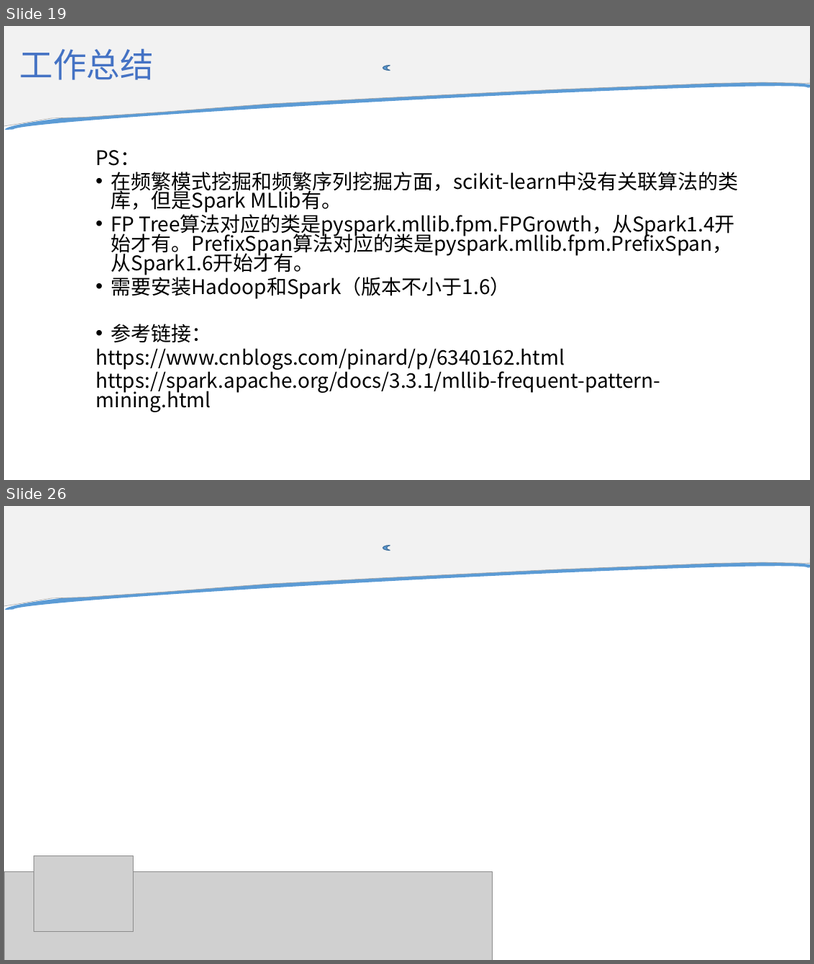
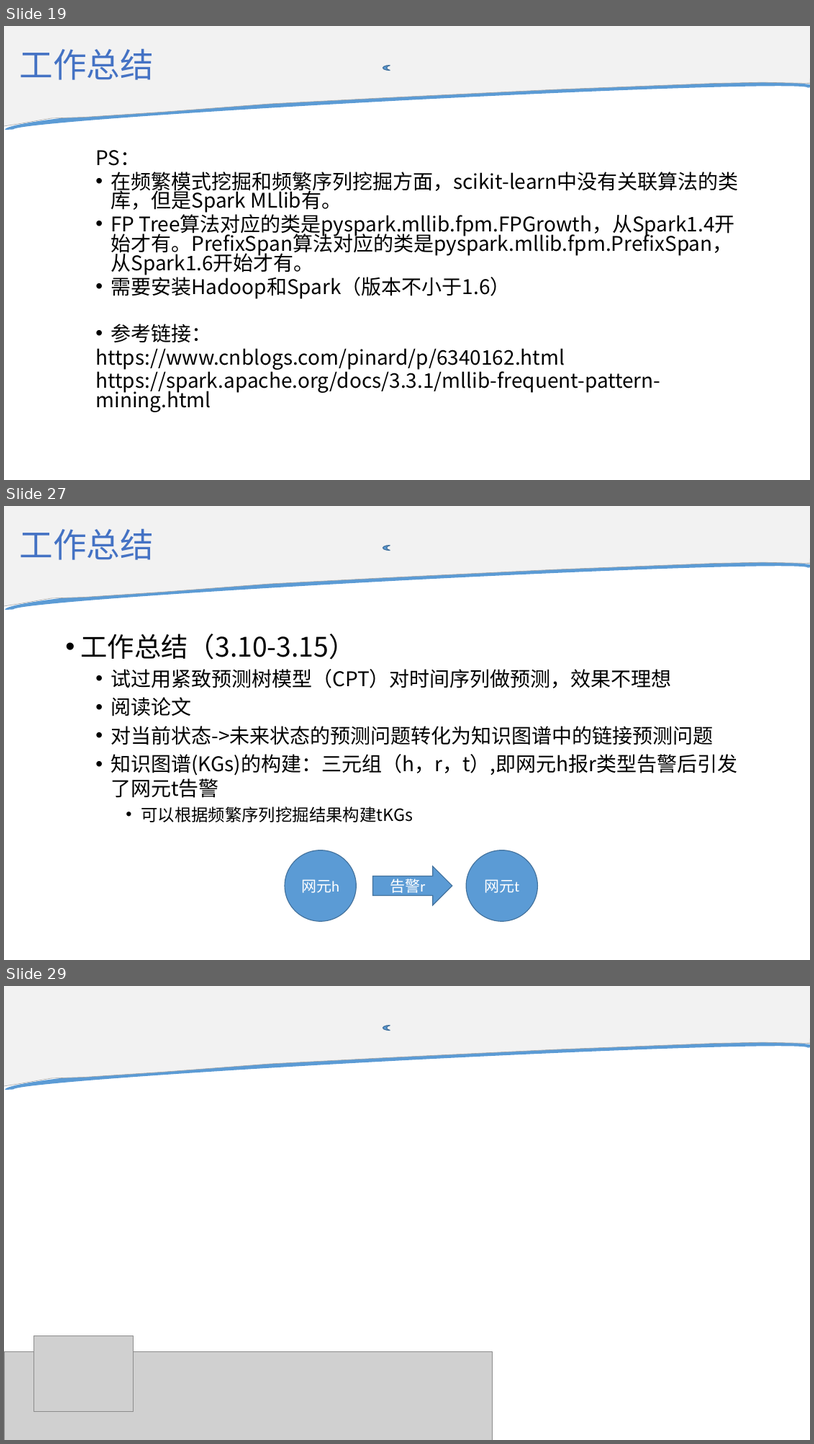
Before and after one commit to Xsaopig/C4_5G, a slide deck: 承载网故障检测项目工作汇报.pptx. Shown one above the other, each under a label of ours: slides 19 and 26 before the commit, slides 19, 27 and 29 after it; the slides between them are not shown. The pictures are 814x964 and 814x1444 pixels, drawn with LibreOffice and Linux fonts; fonts in the diff are those of the drawing; grey boxes stand for pictures; background and template pictures are left out. Boxes give left, top, right and bottom in pixels: in the first picture for what was removed or moved away, otherwise in the second. Text is boxed around its words. In the diff, an @@ line names an element or a change of style, - is before the commit and + after.

```diff
--- a/承载网故障检测项目工作汇报.pptx
+++ b/承载网故障检测项目工作汇报.pptx
@@ slide 27 added at [4, 506, 810, 960], background #FFFFFF; not listed: 3 template elements that a slide beside it also shows @@
@@ title added at [19, 528, 154, 560], 40 pt, text #4472C4 @@
+工作总结
@@ text added at [80, 633, 738, 822], 24 pt, text #000000 @@
+• 工作总结（3.10-3.15）
+  • 试过用紧致预测树模型（CPT）对时间序列做预测，效果不理想
+  • 阅读论文
+  • 对当前状态->未来状态的预测问题转化为知识图谱中的链接预测问题
+  • 知识图谱(KGs)的构建：三元组（h，r，t）,即网元h报r类型告警后引发了网元t告警
+    • 可以根据频繁序列挖掘结果构建tKGs
@@ ellipse added at [285, 850, 356, 921], fill #5B9BD5, outline #43739E 1 pt, 18 pt, text #FFFFFF @@
+网元h
@@ ellipse added at [467, 850, 538, 921], fill #5B9BD5, outline #43739E 1 pt, 18 pt, text #FFFFFF @@
+网元t
@@ right arrow added at [373, 866, 453, 905], fill #5B9BD5, outline #43739E 1 pt, 18 pt, text #FFFFFF @@
+告警r
@@ what was slide 26 is now slide 29 @@
```
Also in this commit, not shown: 6 slides changed, 2 other slides added, 12 other files.
